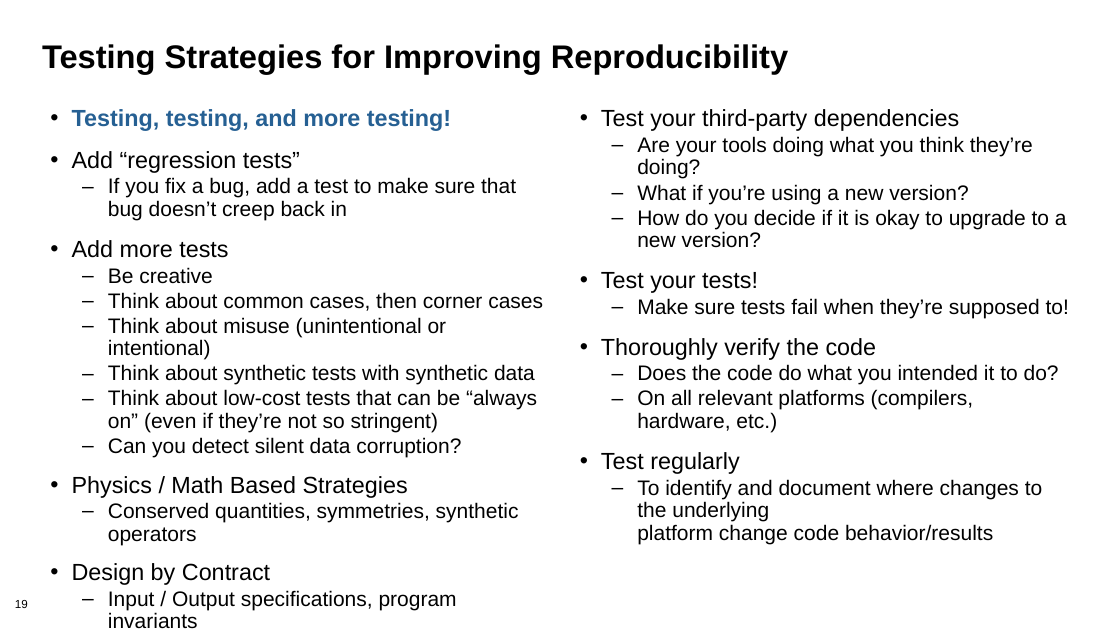
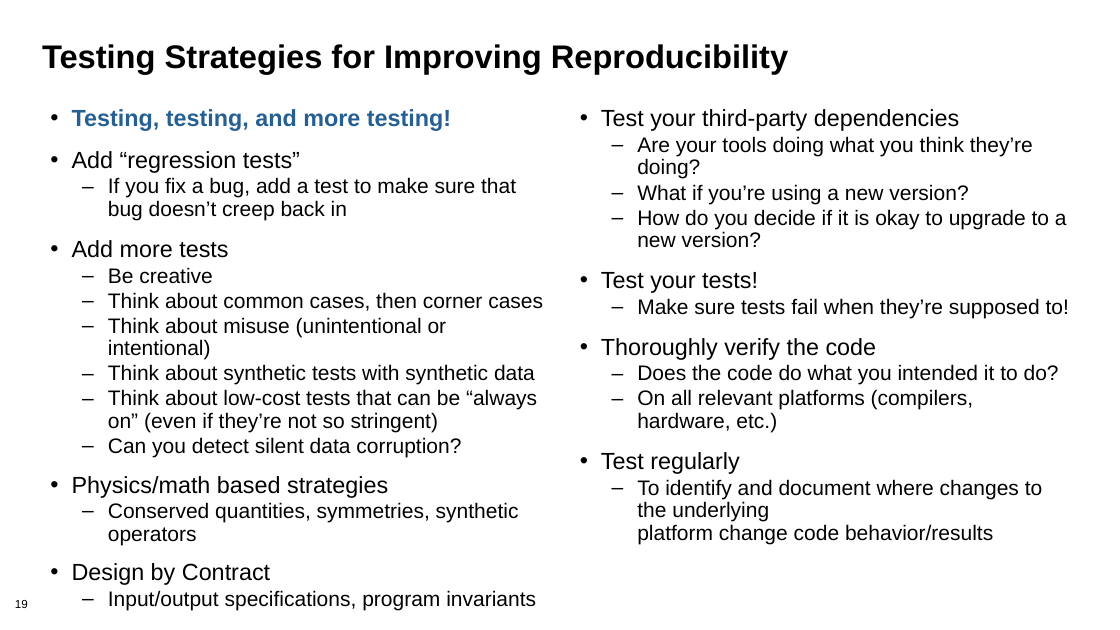
Before and after one commit to bssw-tutorial/presentations, a slide deck: slide 19 of testing-advanced.pptx. Drawn at 1120x630 pixels with LibreOffice and Linux fonts; fonts in the diff are those of the drawing; background and template pictures are left out. Boxes give left, top, right and bottom in pixels: in the first picture for what was removed or moved away, otherwise in the second. Text is boxed around its words. In the diff, an @@ line names an element or a change of style, - is before the commit and + after.

```diff
--- a/testing-advanced.pptx
+++ b/testing-advanced.pptx
@@ text at (72, 476, 388, 498): text changed @@
-• Physics / Math Based Strategies
+• Physics/math based strategies
@@ text at (108, 590, 536, 610): text changed @@
-  – Input / Output specifications, program invariants
+  – Input/output specifications, program invariants
```
Also in this commit, not shown: 1 other file.
